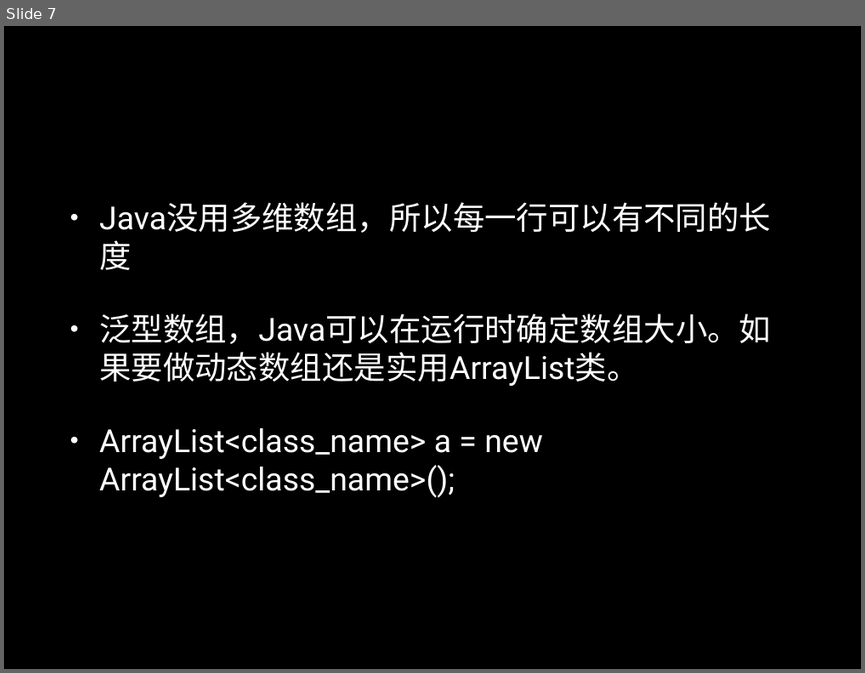
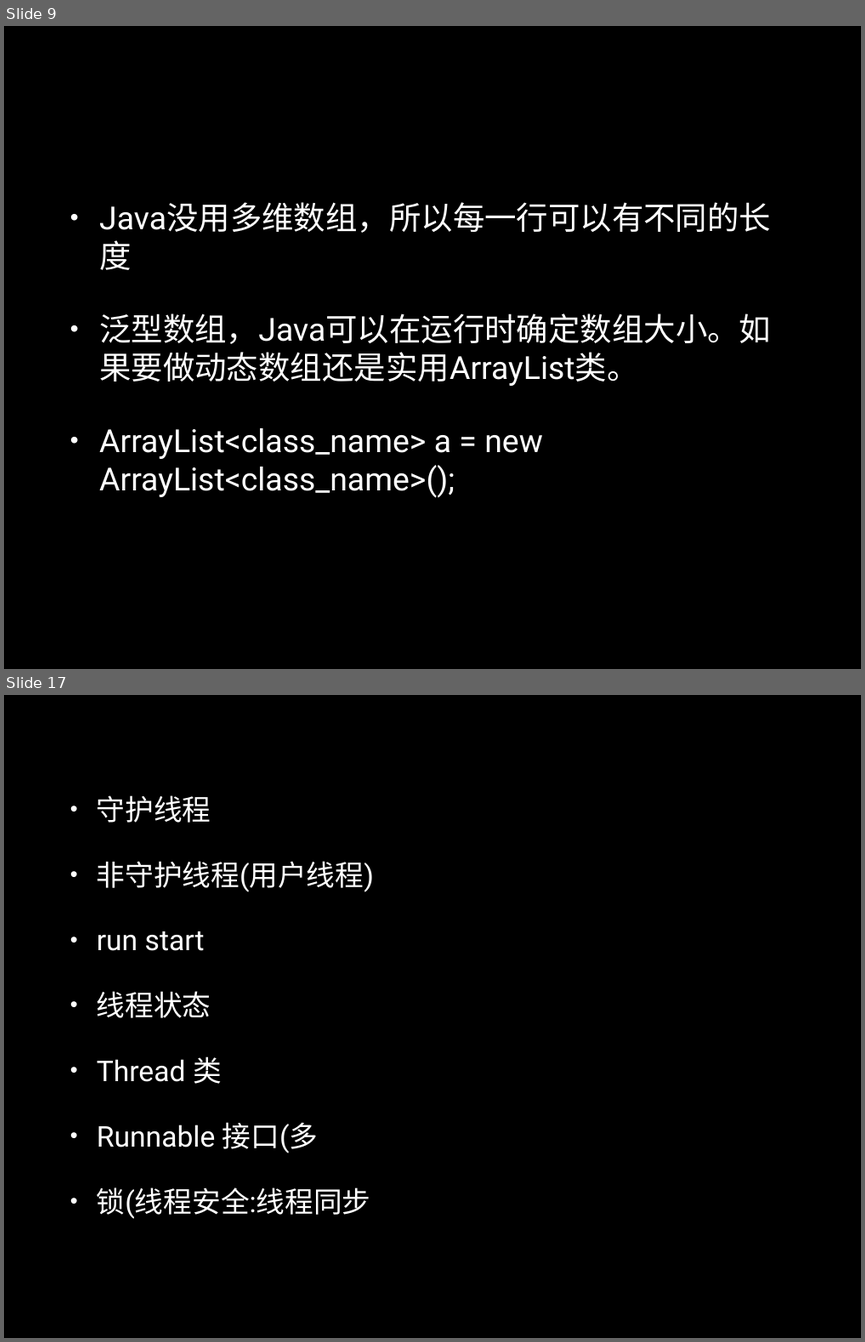
Before and after one commit to luxxxxxx/SummerCamp2016, a slide deck: src/Java/java1.pptx. Shown one above the other, each under a label of ours: slide 7 before the commit, slides 9 and 17 after it; the slides between them are not shown. The pictures are 865x673 and 865x1342 pixels, drawn with LibreOffice and Linux fonts; fonts in the diff are those of the drawing. Boxes give left, top, right and bottom in pixels: in the first picture for what was removed or moved away, otherwise in the second. Text is boxed around its words. In the diff, an @@ line names an element or a change of style, - is before the commit and + after.

```diff
--- a/src/Java/java1.pptx
+++ b/src/Java/java1.pptx
@@ slide 17 added at bbox=[4, 695, 861, 1338], background #000000 @@
@@ text added at bbox=[97, 795, 374, 1219], 34.2 pt, text #FFFFFF @@
+• 守护线程
+• 非守护线程(用户线程)
+• run start
+• 线程状态
+• Thread 类
+• Runnable 接口(多
+• 锁(线程安全:线程同步
@@ what was slide 7 is now slide 9 @@
```
Also in this commit, not shown: 6 slides changed, 9 other slides added, 1 other file.
